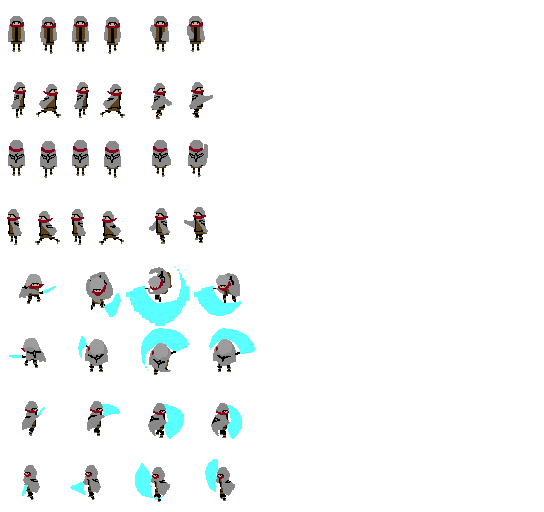
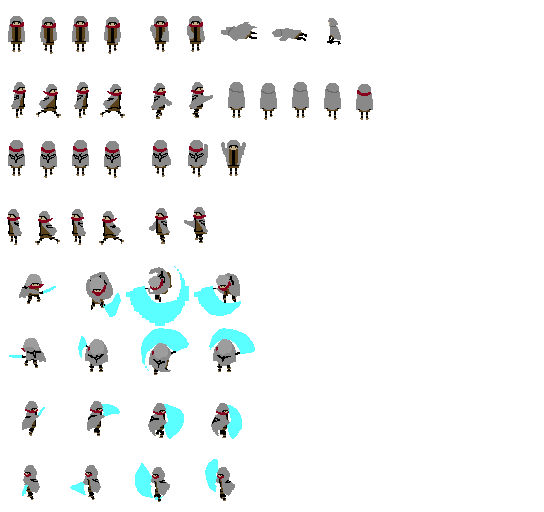
Revision of a layered 544 × 512 image; what changed, layer by layer:
renamed "Layer 4" to "Layer 7", painted on it over [221, 18, 373, 176]
